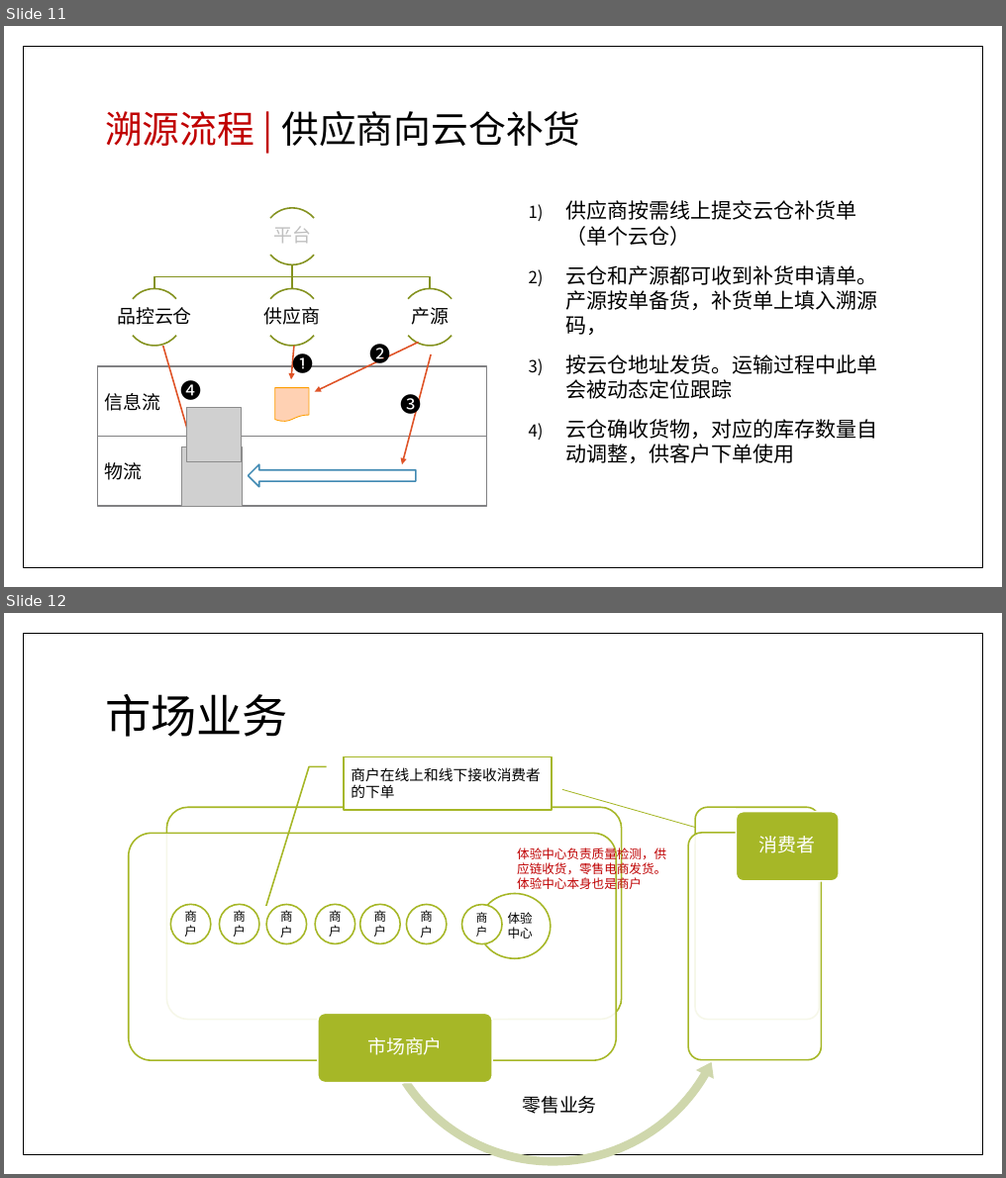
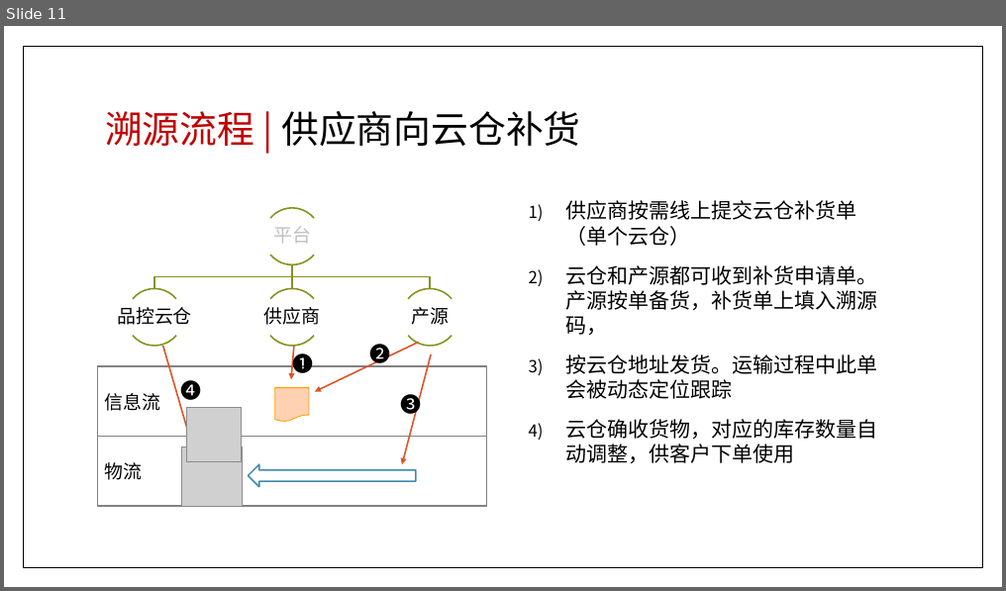
Before and after one commit to jzgi/chainsmart, a slide deck: Docs/品链供销.pptx. Shown one above the other, each under a label of ours: slides 11 and 12 before the commit, slide 11 after it. The pictures are 1006x1178 and 1006x591 pixels, drawn with LibreOffice and Linux fonts; fonts in the diff are those of the drawing; grey boxes stand for pictures. Boxes give left, top, right and bottom in pixels: in the first picture for what was removed or moved away, otherwise in the second. Text is boxed around its words. In the diff, an @@ line names an element or a change of style, - is before the commit and + after.

```diff
--- a/Docs/品链供销.pptx
+++ b/Docs/品链供销.pptx
@@ slide 12 removed at [4, 613, 1002, 1174], background #FFFFFF; not listed: 1 template element that a slide beside it also shows @@
@@ title removed at [105, 694, 288, 737] @@
-市场业务
@@ border callout removed at [344, 757, 552, 810] @@
-商户在线上和线下接收消费者的下单
@@ line removed from (562, 789) to (695, 827) @@
@@ rounded rectangle removed at [166, 808, 622, 1020] @@
@@ rounded rectangle removed at [695, 808, 819, 1020] @@
@@ text removed at [517, 846, 666, 892] @@
-体验中心负责质量检测，供应链收货，零售电商发货。体验中心本身也是商户
@@ group removed at [129, 799, 839, 1171]: 4 rounded rectangles, 2 texts, 1 left circular arrow @@
-市场商户
-消费者
@@ ellipse removed at [171, 904, 211, 944] @@
-商户
@@ ellipse removed at [220, 904, 260, 944] @@
-商户
@@ ellipse removed at [266, 905, 307, 945] @@
-商户
@@ ellipse removed at [316, 904, 355, 944] @@
-商户
@@ ellipse removed at [360, 904, 401, 944] @@
-商户
@@ ellipse removed at [407, 905, 448, 945] @@
-商户
@@ ellipse removed at [462, 905, 503, 945] @@
-商户
@@ ellipse removed at [479, 894, 550, 959] @@
-体验中心
@@ text removed at [522, 1096, 597, 1114] @@
-零售业务
```
Also in this commit, not shown: 2 slides changed, 1 slide added, 25 other files.
